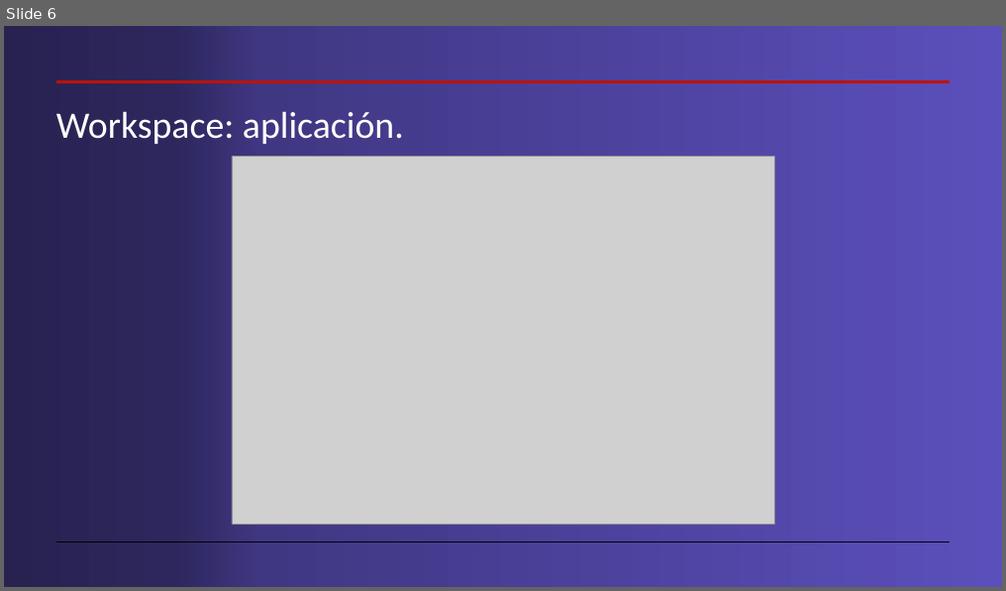
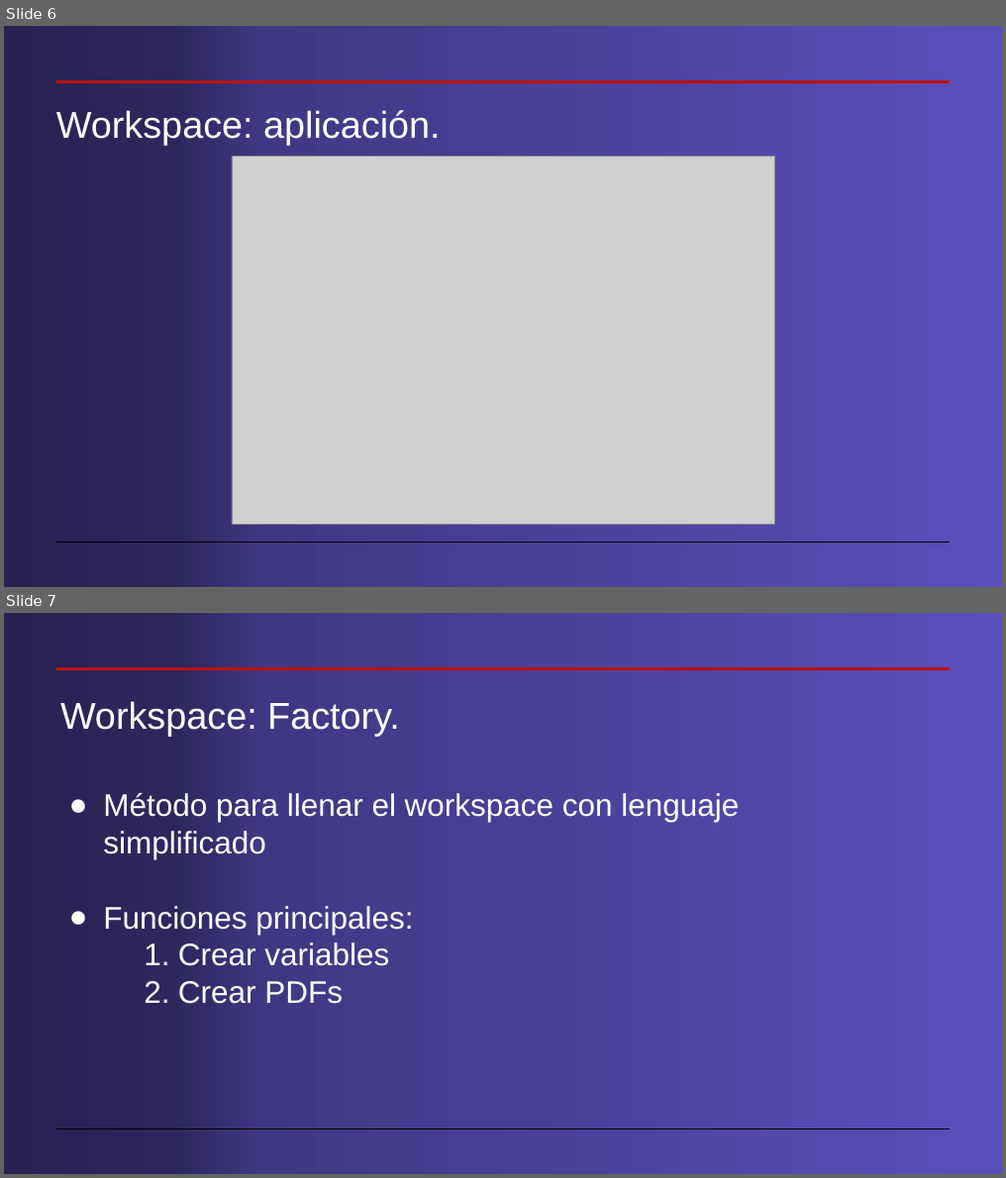
Before and after one commit to cdavidgutierrez/ProyectoFinal_CERN_ROOT, a slide deck: Workspaces en root.pptx. Shown one above the other, each under a label of ours: slide 6 before the commit, slides 6 and 7 after it. The pictures are 1006x591 and 1006x1178 pixels, drawn with LibreOffice and Linux fonts; fonts in the diff are those of the drawing; grey boxes stand for pictures. Boxes give left, top, right and bottom in pixels: in the first picture for what was removed or moved away, otherwise in the second. Text is boxed around its words. In the diff, an @@ line names an element or a change of style, - is before the commit and + after.

```diff
--- a/Workspaces en root.pptx
+++ b/Workspaces en root.pptx
@@ slide 7 added at box(4, 613, 1002, 1174), background gradient #5B4FBB to #403783 to #2D275D to #282251; not listed: 2 template elements that a slide beside it also shows @@
@@ title added at box(60, 701, 400, 736), 36 pt, text #FFFFFF @@
+Workspace: Factory.
@@ text added at box(103, 793, 739, 1004), 30 pt, text #FFFFFF @@
+● Método para llenar el workspace con lenguaje simplificado
+● Funciones principales:
+1. Crear variables
+2. Crear PDFs
@@ slide 6 changed as well @@
@@ title "Workspace: aplicación." at box(56, 110, 441, 145): font Calibri to Arial @@
```
Also in this commit, not shown: 13 other slides changed, 1 other slide added.
